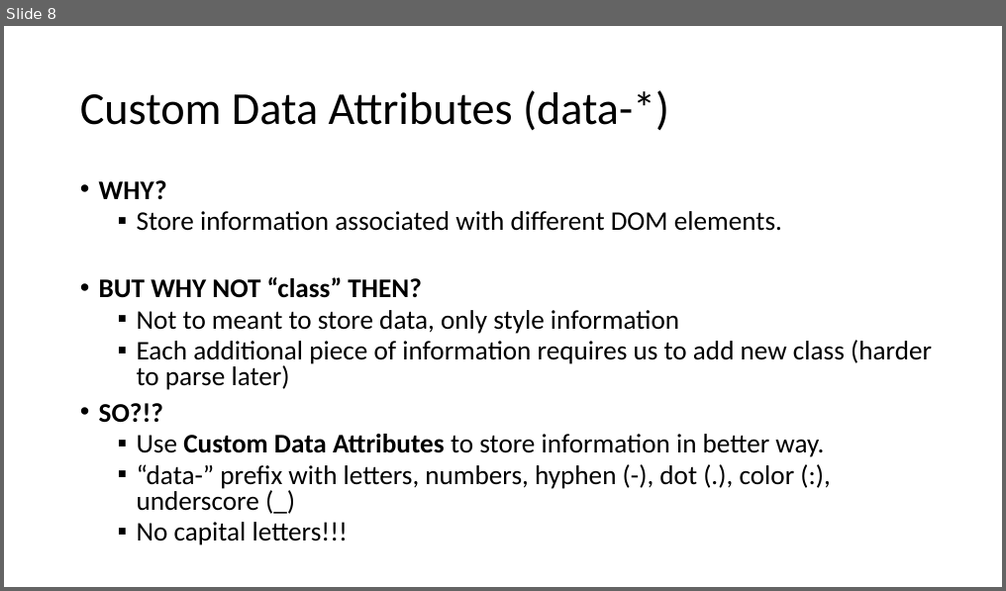
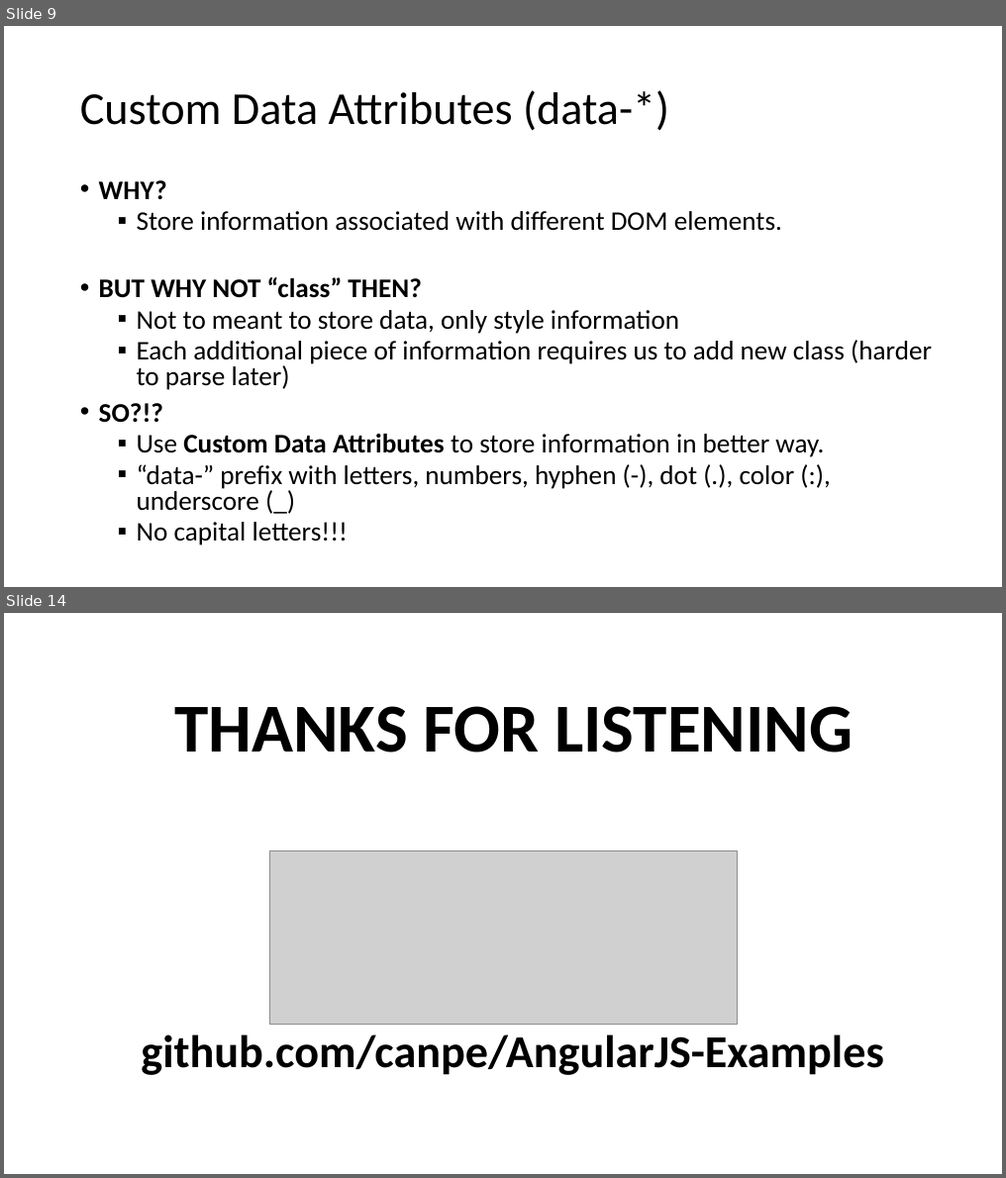
Before and after one commit to canpe/AngularJS-Examples, a slide deck: Angular.js.pptx. Shown one above the other, each under a label of ours: slide 8 before the commit, slides 9 and 14 after it; the slides between them are not shown. The pictures are 1006x591 and 1006x1178 pixels, drawn with LibreOffice and Linux fonts; fonts in the diff are those of the drawing; grey boxes stand for pictures. Boxes give left, top, right and bottom in pixels: in the first picture for what was removed or moved away, otherwise in the second. Text is boxed around its words. In the diff, an @@ line names an element or a change of style, - is before the commit and + after.

```diff
--- a/Angular.js.pptx
+++ b/Angular.js.pptx
@@ slide 14 added at (x1=4, y1=613, x2=1002, y2=1174), background #FFFFFF @@
@@ text added at (x1=174, y1=706, x2=853, y2=753), 66 pt, text #000000, bold @@
+THANKS FOR LISTENING
@@ picture added at (x1=269, y1=851, x2=738, y2=1025) @@
@@ text added at (x1=141, y1=1035, x2=884, y2=1075), 44 pt, text #000000, bold @@
+github.com/canpe/AngularJS-Examples
@@ what was slide 8 is now slide 9 @@
```
Also in this commit, not shown: 3 slides changed, 4 other slides added.
